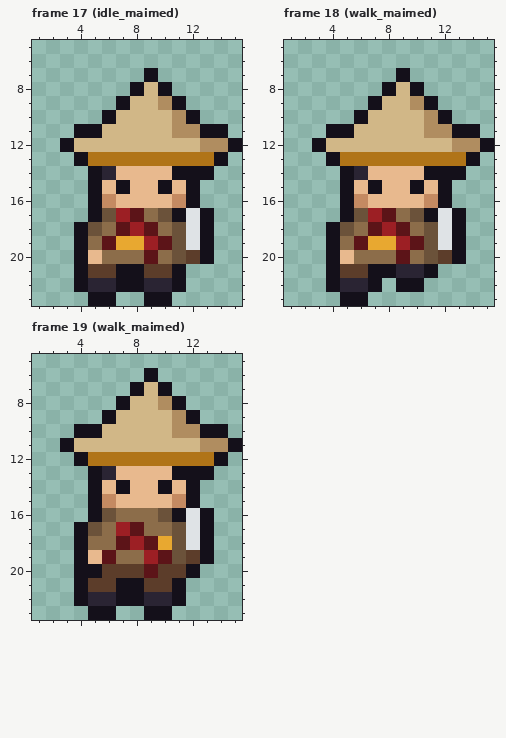
Pixel-art file, stored at art/bodies/unorthodox.aseprite. Above, as it was before the edit.
16x24 pixels, 42 frames. Shown: frame 17 (idle_maimed): x 1..15, y 5..23; frame 18 (walk_maimed): x 1..15, y 5..23; frame 19 (walk_maimed): x 1..15, y 5..23. The commit also changed other frames, which this record leaves out.
Now the later version:
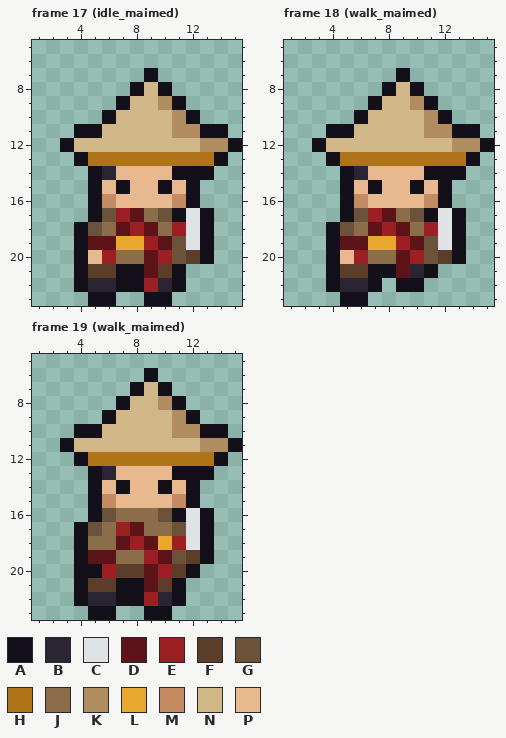
Palette (. is transparent): A #14101a  B #2a2433  C #dfe3e6  D #5c1418  E #9c1f24  F #5c3d2a  G #6b523a  H #b07418  J #8c6d4a  K #b08d60  L #e8a830  M #c48a62  N #d1b787  P #e8b98e
Diff:
{"where": "frame 17 (idle_maimed)"}
{"frame":17,"y":18,"x":11,"old":"G","new":"E"}
{"frame":17,"y":19,"x":5,"old":"J","new":"D"}
{"frame":17,"y":20,"x":6,"old":"J","new":"E"}
{"frame":17,"y":20,"x":10,"old":"J","new":"E"}
{"frame":17,"y":21,"x":9,"old":"F","new":"D"}
{"frame":17,"y":22,"x":9,"old":"B","new":"E"}
{"where": "frame 18 (walk_maimed)"}
{"frame":18,"y":18,"x":11,"old":"G","new":"E"}
{"frame":18,"y":19,"x":5,"old":"J","new":"D"}
{"frame":18,"y":20,"x":6,"old":"J","new":"E"}
{"frame":18,"y":20,"x":10,"old":"J","new":"E"}
{"frame":18,"y":21,"x":9,"old":"B","new":"D"}
{"where": "frame 19 (walk_maimed)"}
{"frame":19,"y":18,"x":11,"old":"G","new":"E"}
{"frame":19,"y":19,"x":5,"old":"P","new":"D"}
{"frame":19,"y":20,"x":6,"old":"F","new":"E"}
{"frame":19,"y":20,"x":10,"old":"F","new":"E"}
{"frame":19,"y":21,"x":9,"old":"F","new":"D"}
{"frame":19,"y":22,"x":9,"old":"B","new":"E"}
{"label":"changed","picture_box":[88,222,186,292]}
{"label":"changed","picture_box":[340,222,438,278]}
{"label":"changed","picture_box":[88,536,186,606]}
